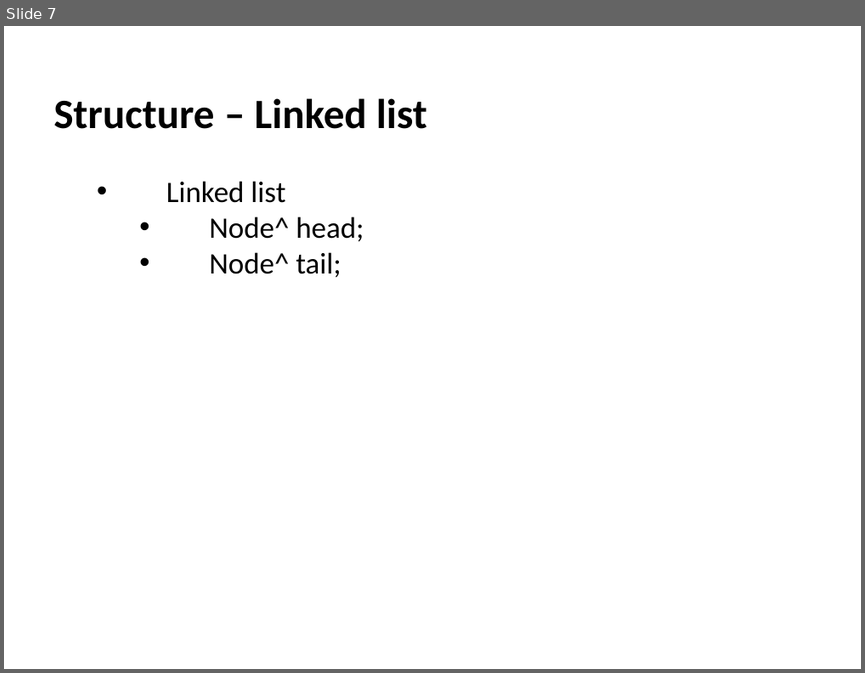
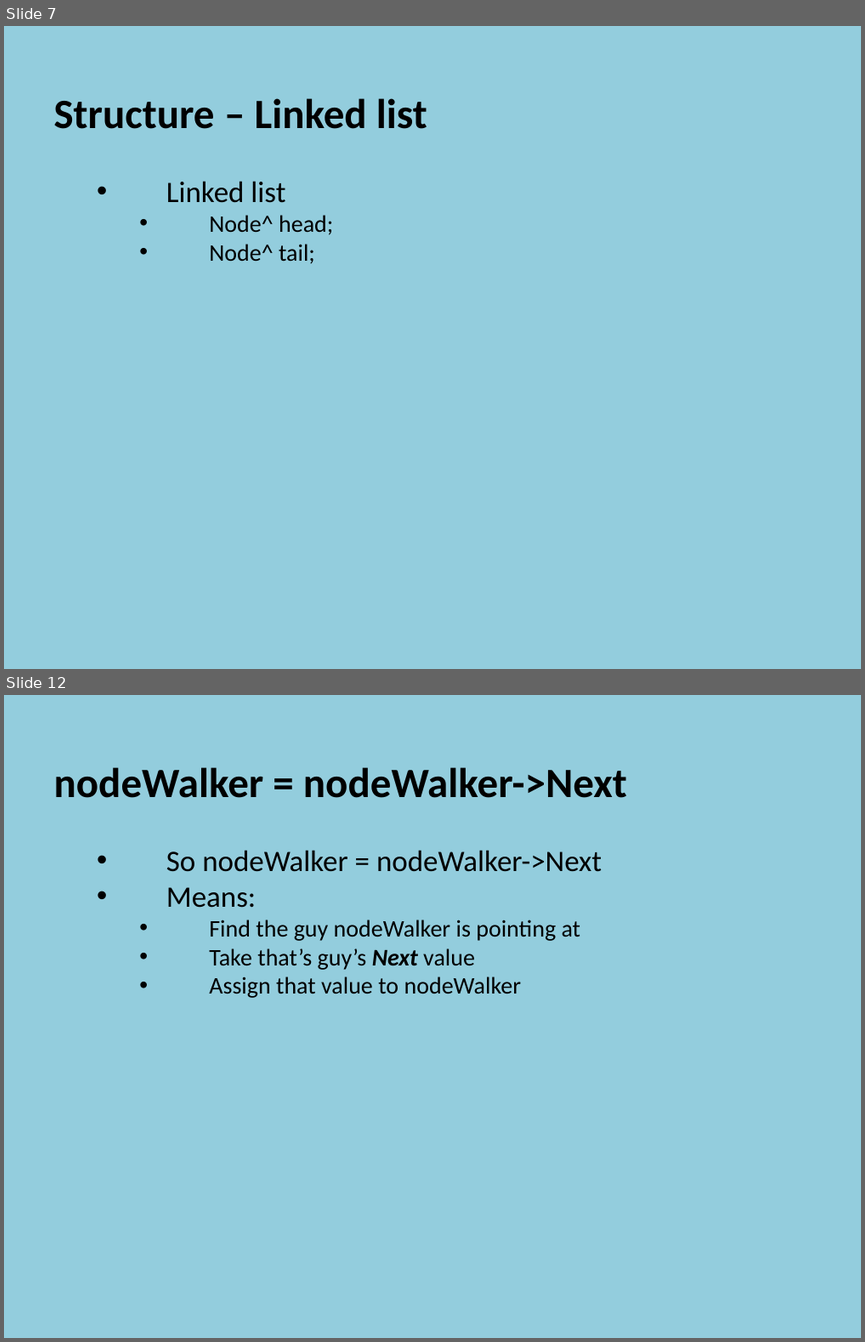
Before and after one commit to szetko/course-materials, a slide deck: Programming 4/03.1 Linked Lists/03.1 Linked Lists.pptx. Shown one above the other, each under a label of ours: slide 7 before the commit, slides 7 and 12 after it; the slides between them are not shown. The pictures are 865x673 and 865x1342 pixels, drawn with LibreOffice and Linux fonts; fonts in the diff are those of the drawing. Boxes give left, top, right and bottom in pixels: in the first picture for what was removed or moved away, otherwise in the second. Text is boxed around its words. In the diff, an @@ line names an element or a change of style, - is before the commit and + after.

```diff
--- a/Programming 4/03.1 Linked Lists/03.1 Linked Lists.pptx
+++ b/Programming 4/03.1 Linked Lists/03.1 Linked Lists.pptx
@@ slide 12 added at box(4, 695, 861, 1338), background #93CDDD @@
@@ text added at box(54, 767, 627, 998), 20 pt, text #000000 @@
+  nodeWalker = nodeWalker->Next
+    • So nodeWalker = nodeWalker->Next
+    • Means:
+      • Find the guy nodeWalker is pointing at
+      • Take that’s guy’s Next value
+      • Assign that value to nodeWalker
@@ slide 7 changed as well @@
@@ background #FFFFFF to #93CDDD @@
@@ text at box(209, 215, 333, 264): size 25 to 20 pt in "Node^ head;", "Node^ tail;" @@
```
Also in this commit, not shown: 5 other slides changed, 25 other slides added, 1 slide removed, 1 other file.
